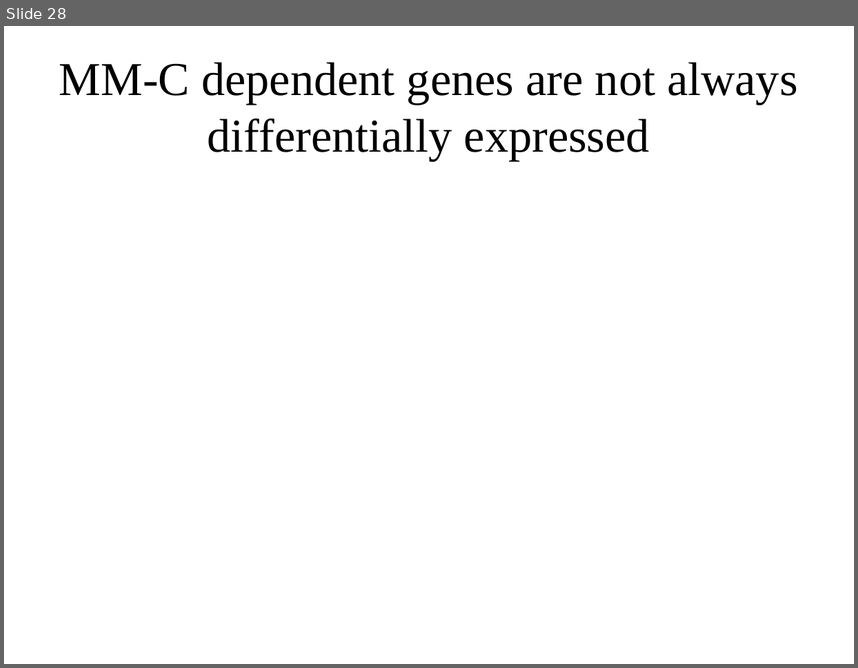
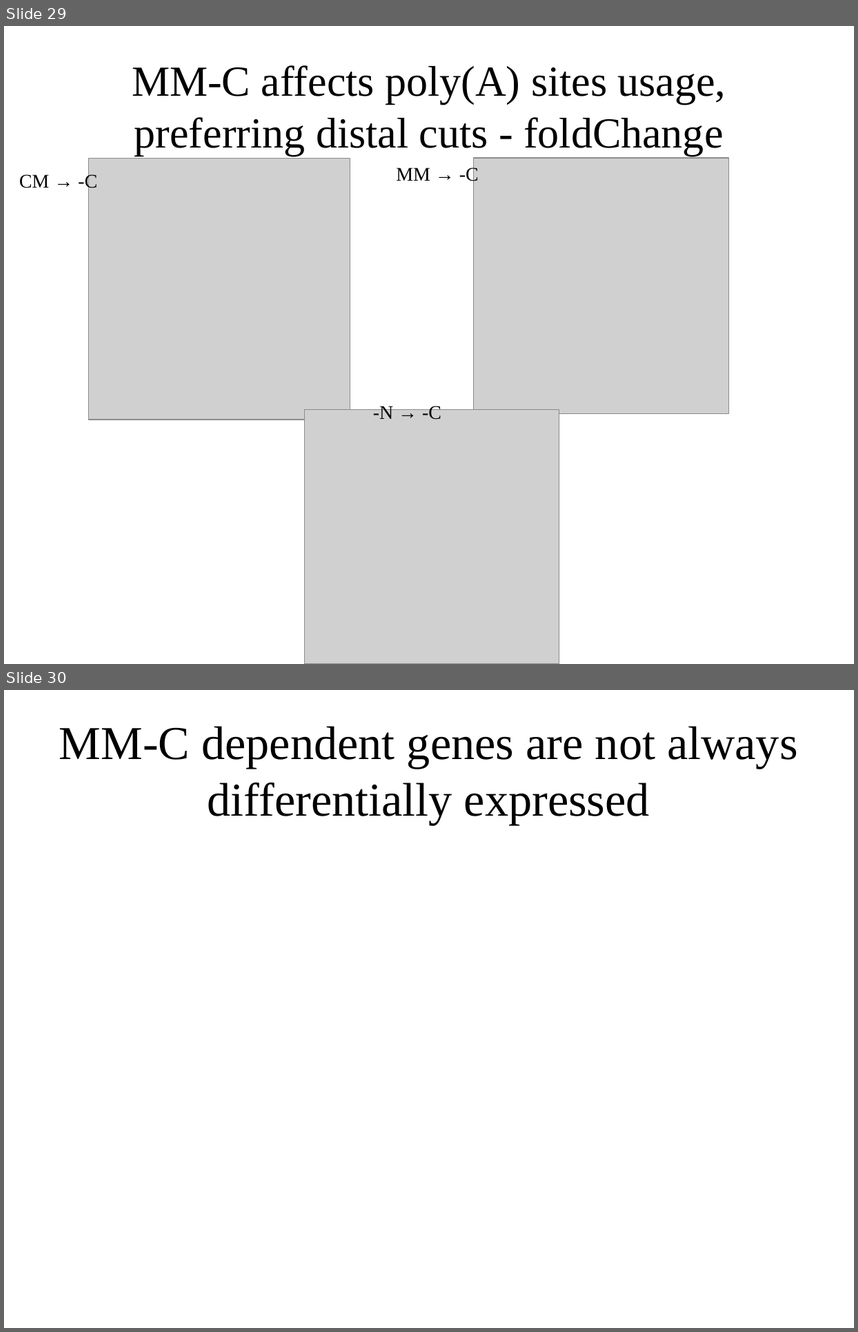
Before and after one commit to wilkinsonlab/m-oryzae-polya, a slide deck: doc/oryzae_presentation.odp. Shown one above the other, each under a label of ours: slide 28 before the commit, slides 29 and 30 after it. The pictures are 858x668 and 858x1332 pixels, drawn with LibreOffice and Linux fonts; fonts in the diff are those of the drawing; grey boxes stand for pictures. Boxes give left, top, right and bottom in pixels: in the first picture for what was removed or moved away, otherwise in the second. Text is boxed around its words. In the diff, an @@ line names an element or a change of style, - is before the commit and + after.

```diff
--- a/doc/oryzae_presentation.odp
+++ b/doc/oryzae_presentation.odp
@@ slide 29 added at <box>4,26,854,664</box>, background #FFFFFF @@
@@ title added at <box>132,65,726,156</box>, 40 pt, text #000000 @@
+MM-C affects poly(A) sites usage, preferring distal cuts - foldChange
@@ picture added at <box>89,158,350,419</box> @@
@@ text added at <box>396,166,479,185</box>, 18 pt, text #000000 @@
+MM → -C
@@ picture added at <box>474,158,729,413</box> @@
@@ text added at <box>19,173,97,192</box>, 18 pt, text #000000 @@
+CM → -C
@@ picture added at <box>305,410,559,664</box> @@
@@ text added at <box>373,404,441,419</box>, 18 pt, text #000000 @@
+-N → -C
@@ what was slide 28 is now slide 30 @@
```
Also in this commit, not shown: 16 slides changed, 2 other slides added, 3 other files.
